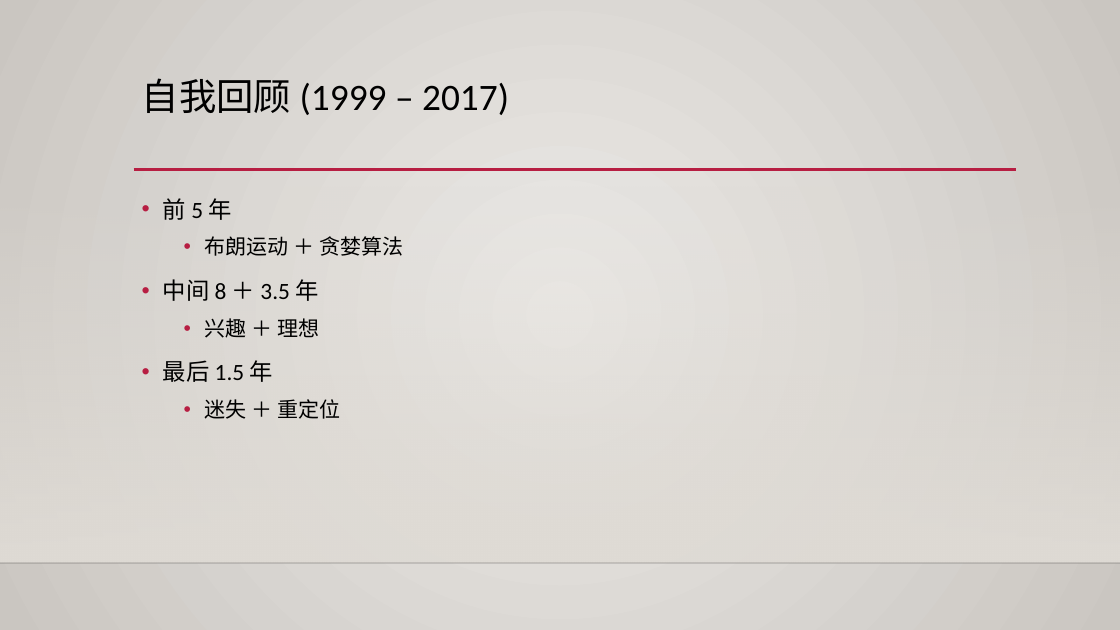
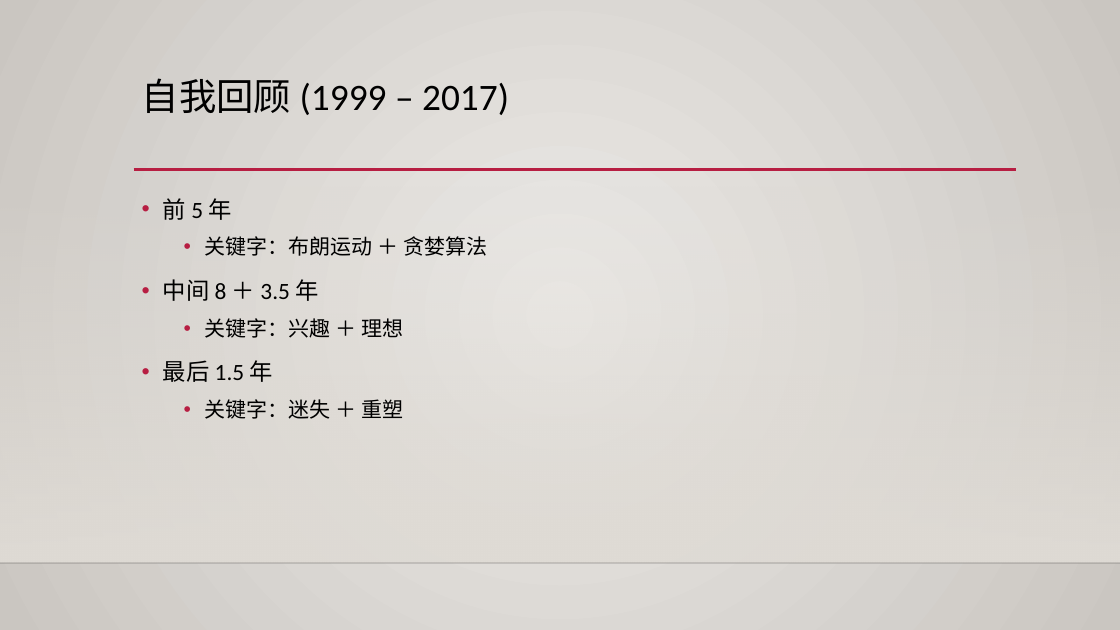
Before and after one commit to yangoliver/mydoc, a slide deck: slide 4 of slides/2016/career_personal_dev.pptx. Drawn at 1120x630 pixels with LibreOffice and Linux fonts; fonts in the diff are those of the drawing; background and template pictures are left out. Boxes give left, top, right and bottom in pixels: in the first picture for what was removed or moved away, otherwise in the second. Text is boxed around its words. In the diff, an @@ line names an element or a change of style, - is before the commit and + after.

```diff
--- a/slides/2016/career_personal_dev.pptx
+++ b/slides/2016/career_personal_dev.pptx
@@ text at [205, 236, 487, 256]: text changed @@
-  • 布朗运动 ＋ 贪婪算法
+  • 关键字：布朗运动 ＋ 贪婪算法
@@ text at [205, 318, 403, 338]: text changed @@
-  • 兴趣 ＋ 理想
+  • 关键字：兴趣 ＋ 理想
@@ text at [205, 399, 403, 419]: text changed @@
-  • 迷失 ＋ 重定位
+  • 关键字：迷失 ＋ 重塑
```
Also in this commit, not shown: 10 other slides changed.
